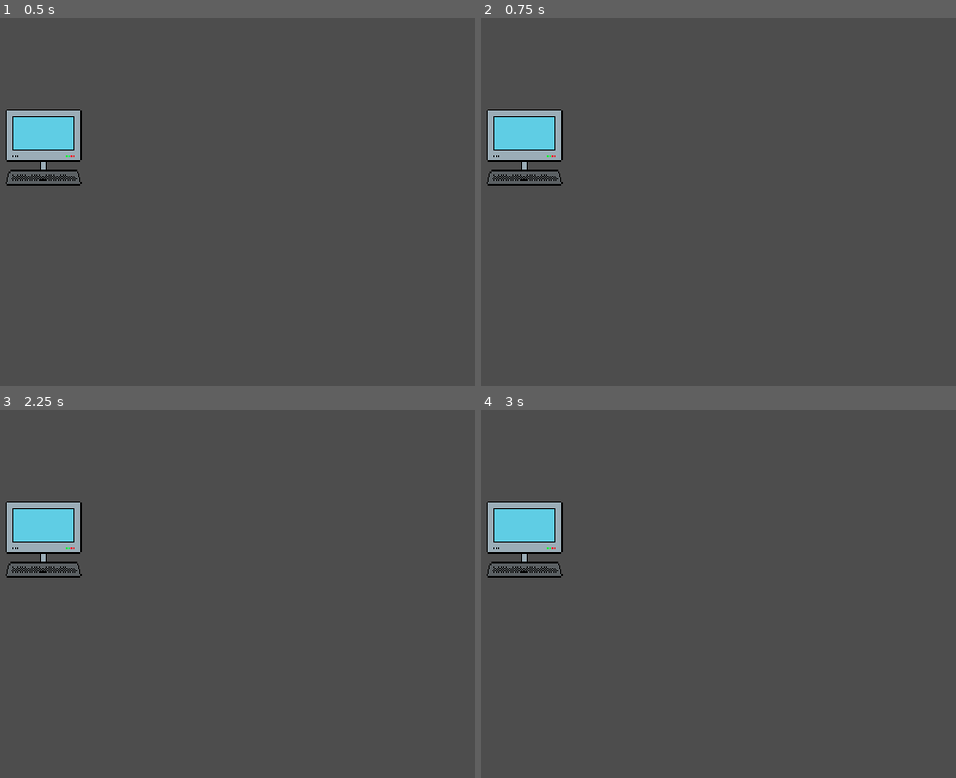
Above: before the commit, frames 1-4 (two rows, left to right).
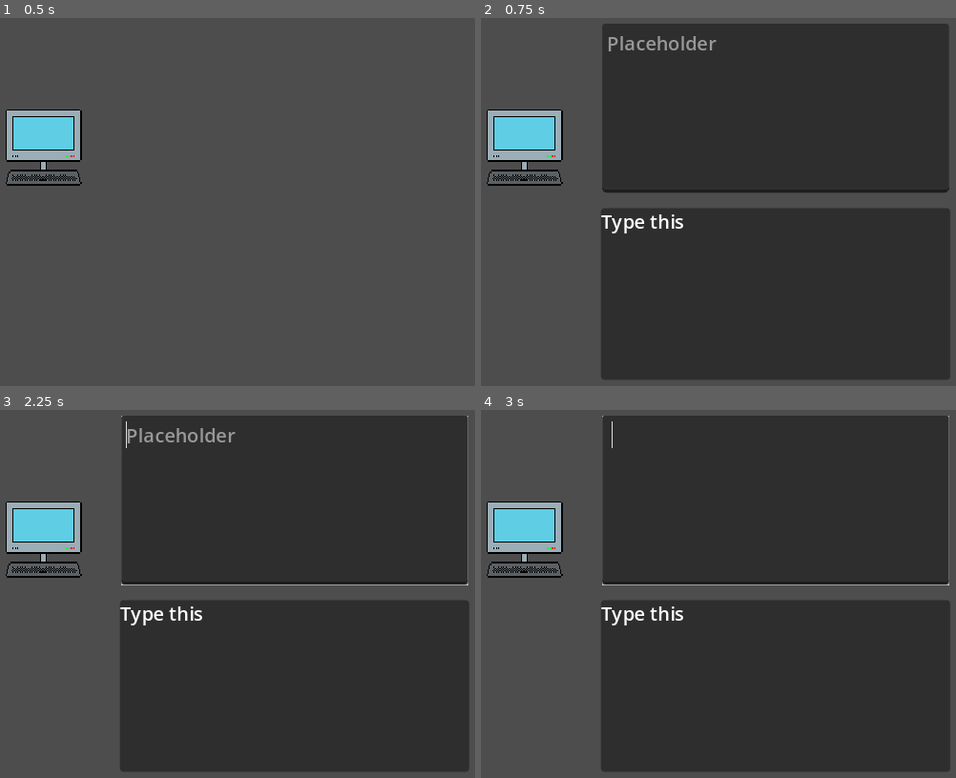
Above: after the commit, the same moments.

Repository: kelleralex04/Brackey-s-Game-Jam
Game: Godot game, scene res://Scenes/main.tscn
Same seed, same stepped clock (60 frames per second), same inputs: the game is played once before the commit and once after it.
Inputs (mouse positions are in pixels of both pictures, inside the frame that each line leads up to):
- Up to frame 1 (0.5 s): no input
- Up to frame 2 (0.75 s): tap Enter at 0.5 s; move the mouse to (523, 146) at 0.52 s; click (523, 146) at 0.67 s
- Up to frame 3 (2.25 s): tap Space at 1.25 s; move the mouse to (104, 627) at 1.27 s; click (104, 627) at 1.42 s; tap Enter at 2 s; move the mouse to (337, 513) at 2.02 s; click (337, 513) at 2.17 s
- Up to frame 4 (3 s): tap Space at 2.75 s; move the mouse to (704, 693) at 2.77 s; click (704, 693) at 2.92 s

Frame 1 is identical in both runs. In frame 2, 67% of the frame differs, in the area x 25-99%, y 1-99%; in frame 3, 67%; in frame 4, 68%.

Commit message:
adds email text boxes that detect if typed matches example, can open and close text boxes by clicking desktop

Diff:
--- a/Scenes/desktop.gd
+++ b/Scenes/desktop.gd
@@ -1,8 +1,9 @@
 extends Node2D
 
+class_name desktop_class
 
-
+signal desktop_clicked
 
 func _on_area_2d_input_event(viewport: Node, event: InputEvent, shape_idx: int) -> void:
 	if event is InputEventMouseButton and event.is_pressed() and event.button_index == MOUSE_BUTTON_LEFT:
-		print('clicked')
+		desktop_clicked.emit()
--- a/Scenes/desktop.tscn
+++ b/Scenes/desktop.tscn
@@ -17,6 +17,7 @@
 [node name="Area2D" type="Area2D" parent="."]
 
 [node name="CollisionShape2D" type="CollisionShape2D" parent="Area2D"]
+visible = false
 position = Vector2(32, 32)
 shape = SubResource("RectangleShape2D_bvjy8")
 
--- /dev/null
+++ b/Scenes/email_input.gd
@@ -0,0 +1,23 @@
+extends TextEdit
+
+class_name email_class
+
+var cur_email_text := ''
+var cursor_line := 0
+var cursor_column := 0
+
+#func _on_text_changed() -> void:
+	#var new_email_text: String = email_input.text
+	#if new_email_text.length() > main.label.text.length():
+		#email_input.text = cur_email_text
+		#set_caret_line(cursor_line)
+		#set_caret_column(cursor_column)
+	#
+	#cur_email_text = email_input.text
+	#cursor_line = get_caret_line()
+	#cursor_column = get_caret_column()
+	#
+	#for i in email_input.text.length():
+		#if email_input.text[i] != label.text[i]:
+			#print('WRONG!')
+			#break
--- /dev/null
+++ b/Scenes/email_input.tscn
@@ -0,0 +1,9 @@
+[gd_scene load_steps=2 format=3 uid="uid://chc7rkv04g0iu"]
+
+[ext_resource type="Script" path="res://Scenes/email_input.gd" id="1_vuoaq"]
+
+[node name="EmailInput" type="TextEdit"]
+offset_right = 266.0
+offset_bottom = 106.0
+placeholder_text = "Placeholder"
+script = ExtResource("1_vuoaq")
--- /dev/null
+++ b/Scenes/main.gd
@@ -0,0 +1,33 @@
+extends Node2D
+
+@onready var desktop: Node2D = $Desktop
+@onready var label: Label = $ExampleEmail/Panel/Label
+@onready var email_input: email_class = $EmailInput
+@onready var example_email: Control = $ExampleEmail
+
+var email_opened := false
+
+func _input(event: InputEvent) -> void:
+	if Input.is_action_just_pressed("ui_cancel"):
+		get_tree().quit()
+
+func _on_email_input_text_changed() -> void:
+	var new_email_text: String = email_input.text
+	if new_email_text.length() > label.text.length():
+		email_input.text = email_input.cur_email_text
+		email_input.set_caret_line(email_input.cursor_line)
+		email_input.set_caret_column(email_input.cursor_column)
+
+	email_input.cur_email_text = email_input.text
+	email_input.cursor_line = email_input.get_caret_line()
+	email_input.cursor_column = email_input.get_caret_column()
+
+	for i in email_input.text.length():
+		if email_input.text[i] != label.text[i]:
+			print('WRONG!')
+			break
+
+func _on_desktop_desktop_clicked() -> void:
+	email_opened = true
+	email_input.visible = !email_input.visible
+	example_email.visible = !example_email.visible
--- a/Scenes/main.tscn
+++ b/Scenes/main.tscn
@@ -1,8 +1,44 @@
-[gd_scene load_steps=2 format=3 uid="uid://578yfpfkbim6"]
+[gd_scene load_steps=4 format=3 uid="uid://578yfpfkbim6"]
 
+[ext_resource type="Script" path="res://Scenes/main.gd" id="1_7vj2b"]
 [ext_resource type="PackedScene" uid="uid://dlcv1qrrvtfet" path="res://Scenes/desktop.tscn" id="1_dntc4"]
+[ext_resource type="PackedScene" uid="uid://chc7rkv04g0iu" path="res://Scenes/email_input.tscn" id="3_im7m8"]
 
 [node name="Main" type="Node2D"]
+script = ExtResource("1_7vj2b")
 
 [node name="Desktop" parent="." instance=ExtResource("1_dntc4")]
 position = Vector2(107, 91)
+
+[node name="EmailInput" parent="." instance=ExtResource("3_im7m8")]
+visible = false
+offset_left = 204.0
+offset_top = 19.0
+offset_right = 495.0
+offset_bottom = 161.0
+
+[node name="ExampleEmail" type="Control" parent="."]
+visible = false
+layout_mode = 3
+anchors_preset = 0
+offset_right = 40.0
+offset_bottom = 40.0
+
+[node name="Panel" type="Panel" parent="ExampleEmail"]
+layout_mode = 0
+offset_left = 203.0
+offset_top = 174.0
+offset_right = 496.0
+offset_bottom = 318.0
+
+[node name="Label" type="Label" parent="ExampleEmail/Panel"]
+layout_mode = 1
+anchors_preset = 15
+anchor_right = 1.0
+anchor_bottom = 1.0
+grow_horizontal = 2
+grow_vertical = 2
+text = "Type this"
+
+[connection signal="desktop_clicked" from="Desktop" to="." method="_on_desktop_desktop_clicked"]
+[connection signal="text_changed" from="EmailInput" to="." method="_on_email_input_text_changed"]
